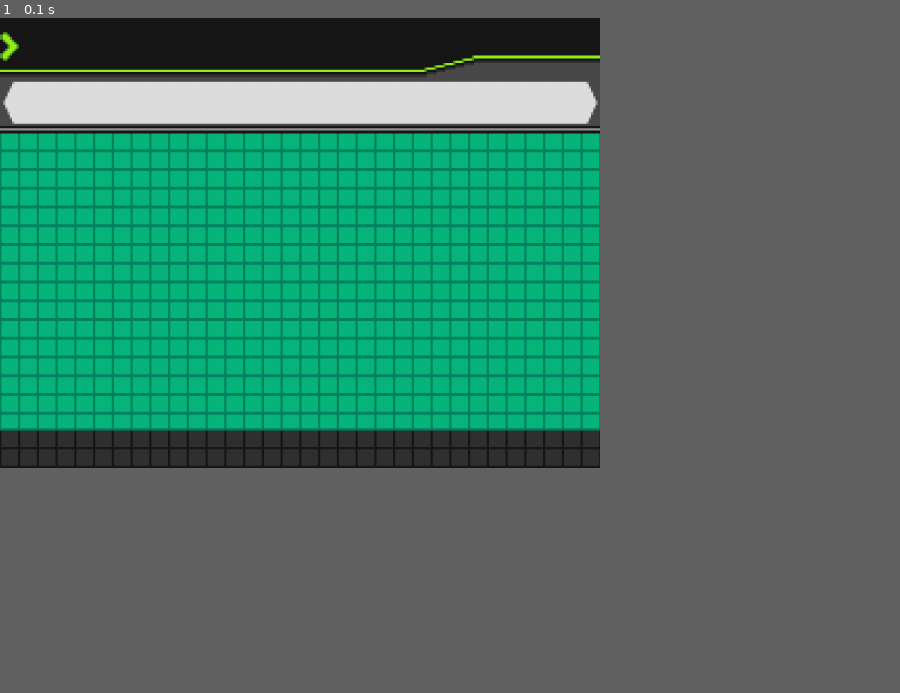
Above: before the commit, frame 1.
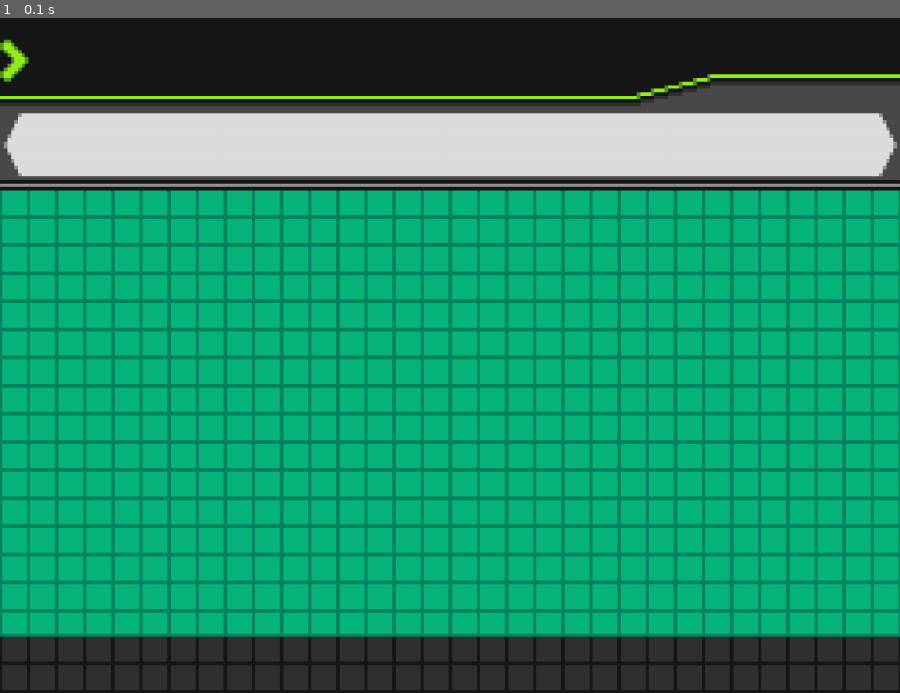
Above: after the commit, the same moment.

Repository: lucas-savioz/Pokemon
Game: pygame game, started from src/pokedex/display.py
Same seed, same stepped clock (60 frames per second), same inputs: the game is played once before the commit and once after it.
Inputs:
- Up to frame 1 (0.1 s): no input
In our replay, the window is 600x450 before the commit and 900x675 after it. These sizes can differ from the game's own. Grey fills any space a smaller window leaves; there, only what the larger window draws over its background counts as a difference.

The runs differ from the first frame. In frame 1, 48% of the frame differs, in the area x 0-100%, y 0-100%.

Commit message:
Aucune idée de ce qu'il s'est passé avec le git

Diff:
--- a/src/combat/Pokemon.py
+++ /dev/null
@@ -1,20 +0,0 @@
-class Pokemon:
-    def __init__(self, nom, point_de_vie, type, poids, taille, environnement, description):
-        self.nom = nom
-        self.point_de_vie = point_de_vie
-        self.type = type  # feu, eau, plante, normal
-        self.poids = poids
-        self.taille = taille
-        self.environnement = environnement
-        self.description = description
-        self.niveau = 1  # Niveau initial
-        self.statut_bar_exp = 0  # Barre d'expérience initiale
-
-
-
-    def gagner_experience(self, experience):
-        self.statut_bar_exp += experience
-        if self.statut_bar_exp >= 100:  # Condition barre_exp
-            self.niveau += 1
-            self.statut_bar_exp = 0
-            print(f"{self.nom} est passé niveau {self.niveau}!")
--- a/src/pokedex/display.py
+++ b/src/pokedex/display.py
@@ -1,26 +1,36 @@
 import pygame
+
 pygame.init()
+pygame.display.set_caption('Pokédex')
+pygame.display.set_icon('pokeball')
+
 # Setting game window dimensions
-window_width = 800
-window_height = 600
+window_width = 1200
+window_height = 900
 game_display = pygame.display.set_mode((window_width, window_height))
+
 # Loading the images
 bg_image1 = pygame.image.load('bg.png')
 bg_image2 = pygame.image.load('front.png')
 
 bg_image1 = pygame.transform.scale(bg_image1, (window_width, window_height))
 bg_image2 = pygame.transform.scale(bg_image2, (window_width, window_height))
+
 # Images initial position
 x1 = 0
 x2 = 0
+
 # Main game loop
 running = True
 while running:
     for event in pygame.event.get():
         if event.type == pygame.QUIT:
             running = False
+
     # Drawing images at positions (x1,0) and (x2,0)
     game_display.blit(bg_image1, (x1, 0))
     game_display.blit(bg_image2, (x2, 0))
+
     pygame.display.update()
+
 pygame.quit()
Binary file removed: assets/exemple_img/002.png
Binary file removed: assets/exemple_img/combat_interface.jpg
Binary file removed: assets/exemple_img/pikachu_pokedex.png
Renamed: src/pokedex/pokedex.py -> pokedex.py
Empty file removed: src/__init__.py
Empty file removed: src/combat/Combat.py
Empty file removed: src/combat/__init__.py
Empty file removed: src/jeu/Jeu.py
Empty file removed: src/jeu/__init__.py
Empty file removed: src/main.py
Empty file removed: src/pokedex/__init__.py
Not shown, removed: .gitignore
(and 17 more such lines)
